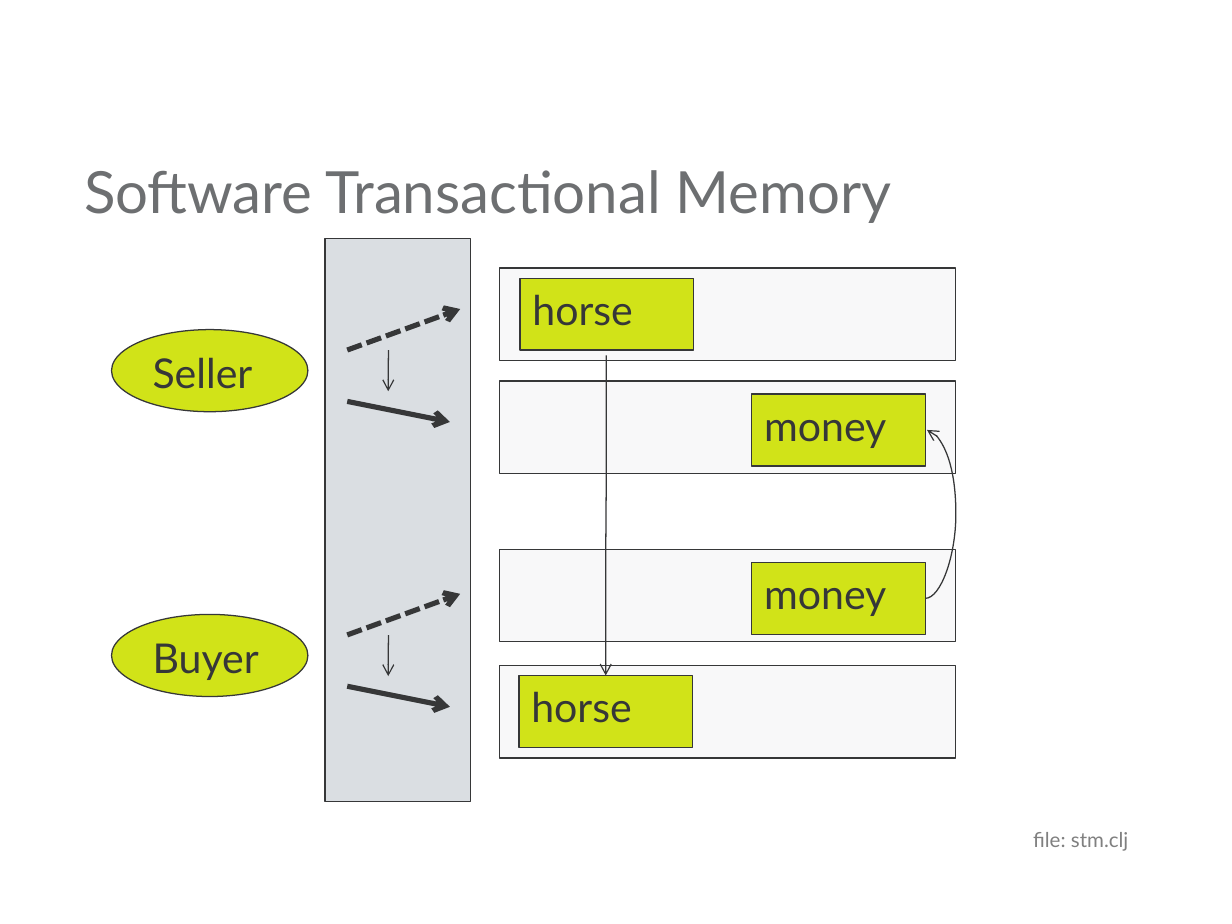
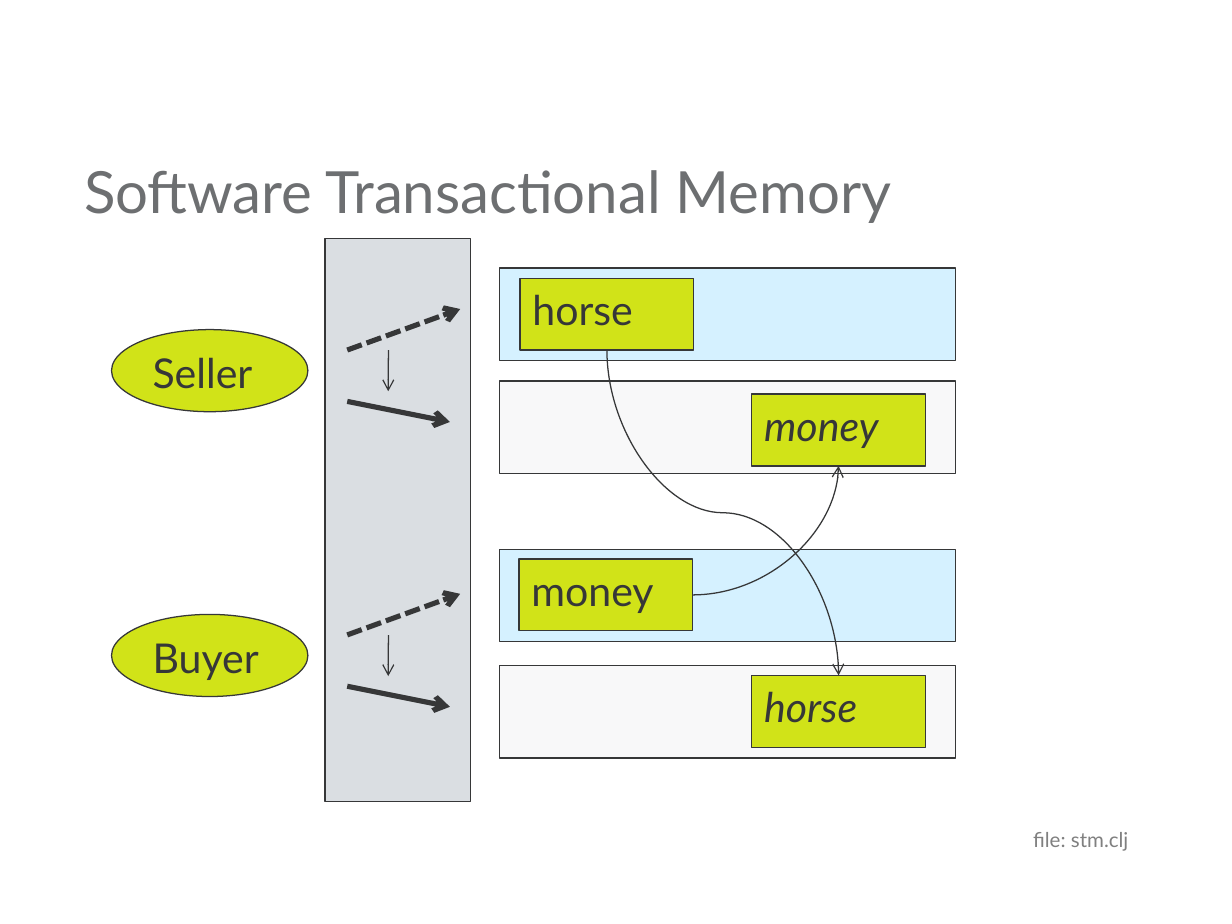
Before and after one commit to mjul/top-10-clojure-ndc-2011, a slide deck: slide 19 of Top Things to Learn From Clojure.pptx (slide 17 before the commit). Drawn at 1232x924 pixels with LibreOffice and Linux fonts; fonts in the diff are those of the drawing; background and template pictures are left out. Boxes give left, top, right and bottom in pixels: in the first picture for what was removed or moved away, otherwise in the second. Text is boxed around its words. In the diff, an @@ line names an element or a change of style, - is before the commit and + after.

```diff
--- a/Top Things to Learn From Clojure.pptx
+++ b/Top Things to Learn From Clojure.pptx
@@ rectangle at <box>500,269,956,361</box>: fill #F8F8F9 to #D6F1FF @@
@@ curved arrow moved from (606, 355) - (606, 675) to (607, 350) - (839, 675) @@
@@ rectangle "money" at <box>752,394,925,466</box>: italic on @@
@@ curved arrow moved from (925, 599) - (926, 430) to (692, 595) - (839, 466) @@
@@ rectangle at <box>500,549,956,642</box>: fill #F8F8F9 to #D6F1FF @@
@@ rectangle "money": place and size @@
-rectangle "money" at <box>752,563,925,634</box>
+rectangle "money" at <box>519,559,692,631</box>
@@ rectangle "horse" at <box>752,675,925,747</box>: italic on @@
@@ rectangle "horse": place and size @@
-rectangle "horse" at <box>519,675,692,747</box>
+rectangle "horse" at <box>752,675,925,747</box>
```
Also in this commit, not shown: 11 other slides changed, 3 slides added, 1 slide removed.
